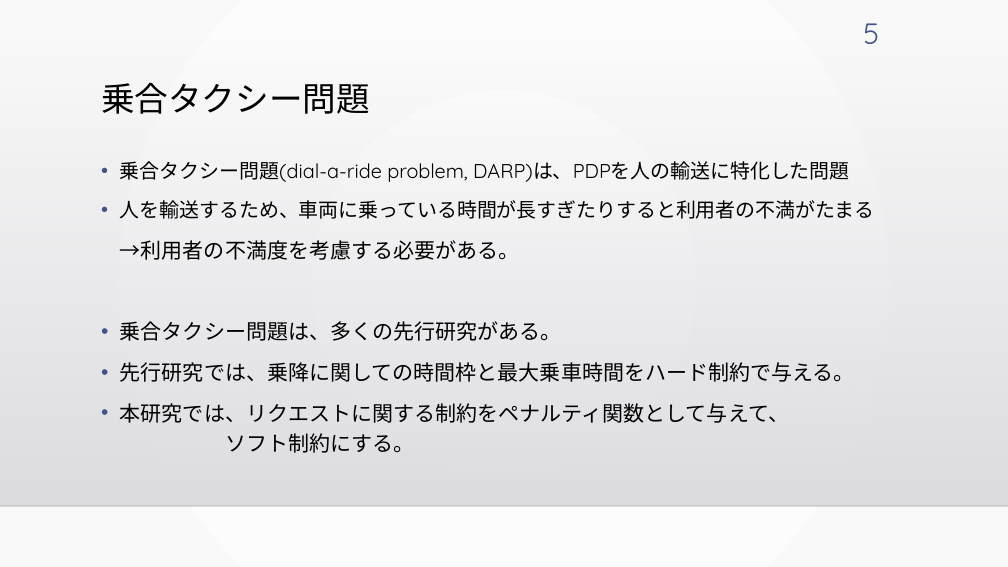
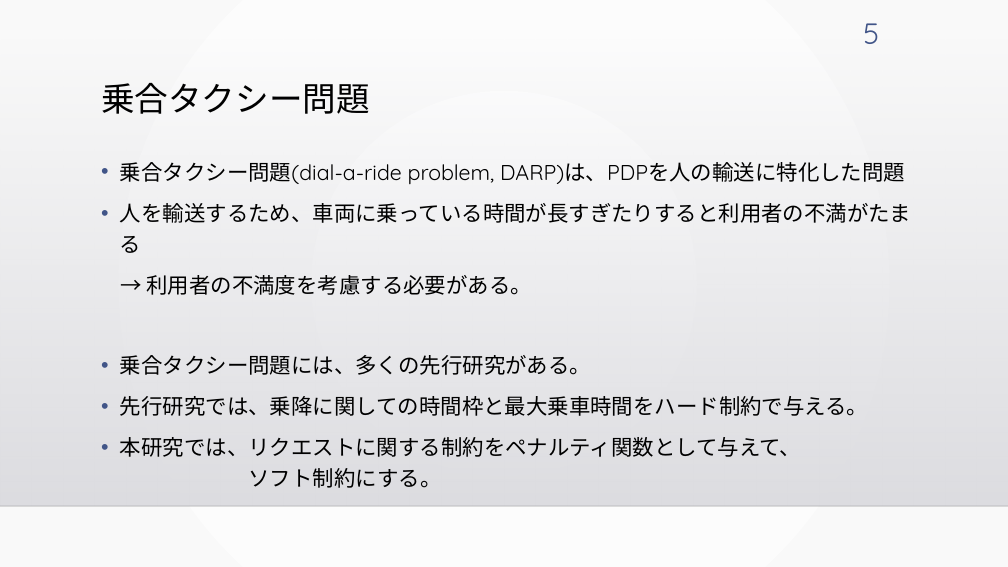
Before and after one commit to kotaro400/DARP, a slide deck: slide 5 of 卒論発表_10分用.pptx. Drawn at 1008x567 pixels with LibreOffice and Linux fonts; fonts in the diff are those of the drawing; background and template pictures are left out. Boxes give left, top, right and bottom in pixels: in the first picture for what was removed or moved away, otherwise in the second. Text is boxed around its words. In the diff, an @@ line names an element or a change of style, - is before the commit and + after.

```diff
--- a/卒論発表_10分用.pptx
+++ b/卒論発表_10分用.pptx
@@ text at (120, 162, 911, 488): size 19 to 20.4 pt in "乗合タクシー問題(dial-a-ride problem, DARP)は、PDPを人の輸送に特化した問題", "人を輸送するため、車両に乗っている時間が長すぎたりすると利用者の不満がたまる"; size 20 to 20.4 pt in "先行研究では、乗降に関しての時間枠と最大乗車時間をハード制約で与える。", "本研究では、リクエストに関する制約をペナルティ関数として与えて、 ソフト制約にする。" @@
@@ text at (120, 275, 591, 375): text changed; size 20 to 20.4 pt @@
-→利用者の不満度を考慮する必要がある。
-• 乗合タクシー問題は、多くの先行研究がある。
+→ 利用者の不満度を考慮する必要がある。
+• 乗合タクシー問題には、多くの先行研究がある。
```
Also in this commit, not shown: 12 other slides changed, 1 slide added, 2 slides removed.
